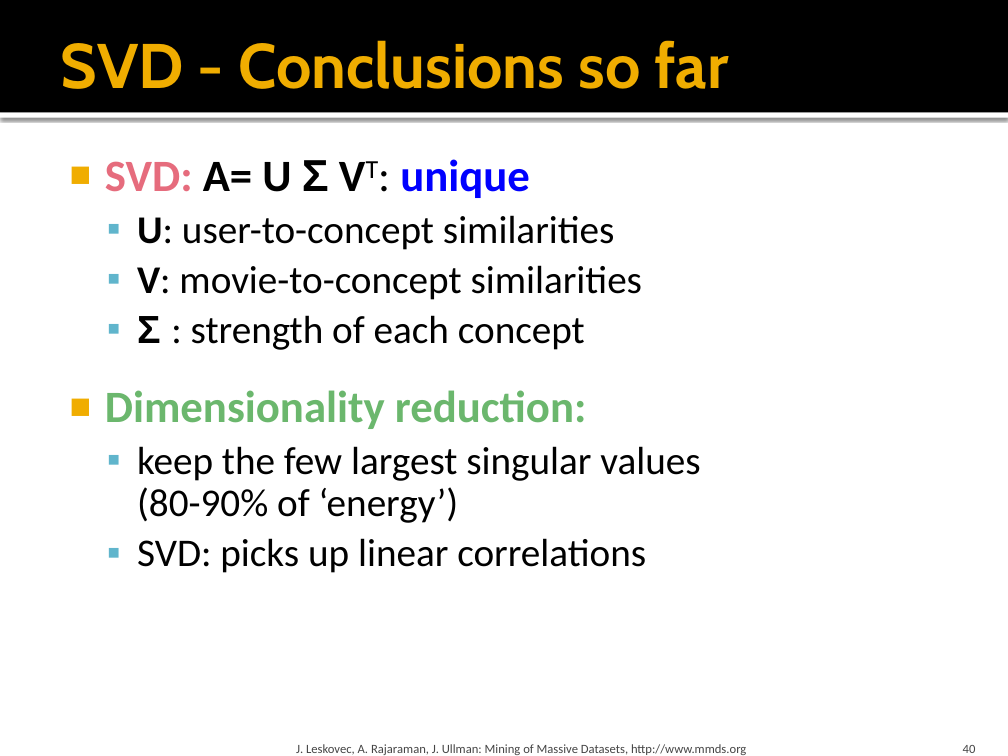
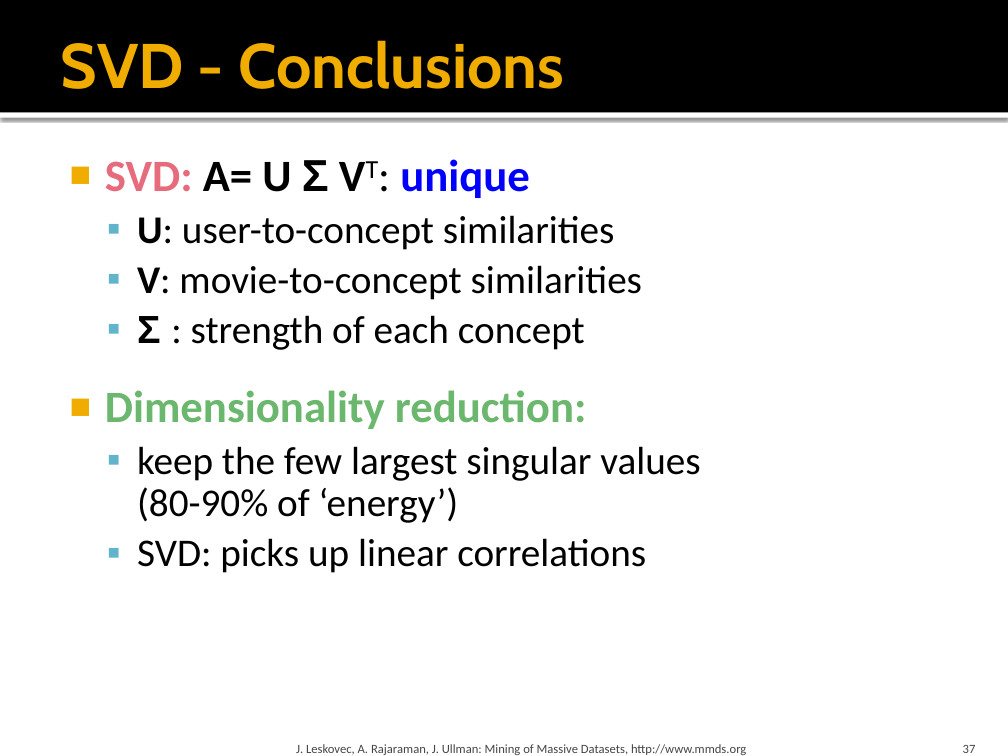
Before and after one commit to yaoyichi/yaoyichi.github.io, a slide deck: slide 37 of spatial-ai/w4w5.3-ch11-dimred.pptx (slide 40 before the commit). Drawn at 1008x756 pixels with LibreOffice and Linux fonts; fonts in the diff are those of the drawing. Boxes give left, top, right and bottom in pixels: in the first picture for what was removed or moved away, otherwise in the second. Text is boxed around its words. In the diff, an @@ line names an element or a change of style, - is before the commit and + after.

```diff
--- a/spatial-ai/w4w5.3-ch11-dimred.pptx
+++ b/spatial-ai/w4w5.3-ch11-dimred.pptx
@@ title at bbox=[60, 40, 565, 89]: text changed @@
-SVD - Conclusions so far
+SVD - Conclusions
@@ page number at bbox=[963, 745, 976, 753]: text changed @@
-40
+37
```
Also in this commit, not shown: 6 other slides changed, 1 slide added, 15 slides removed, 4 other files.
